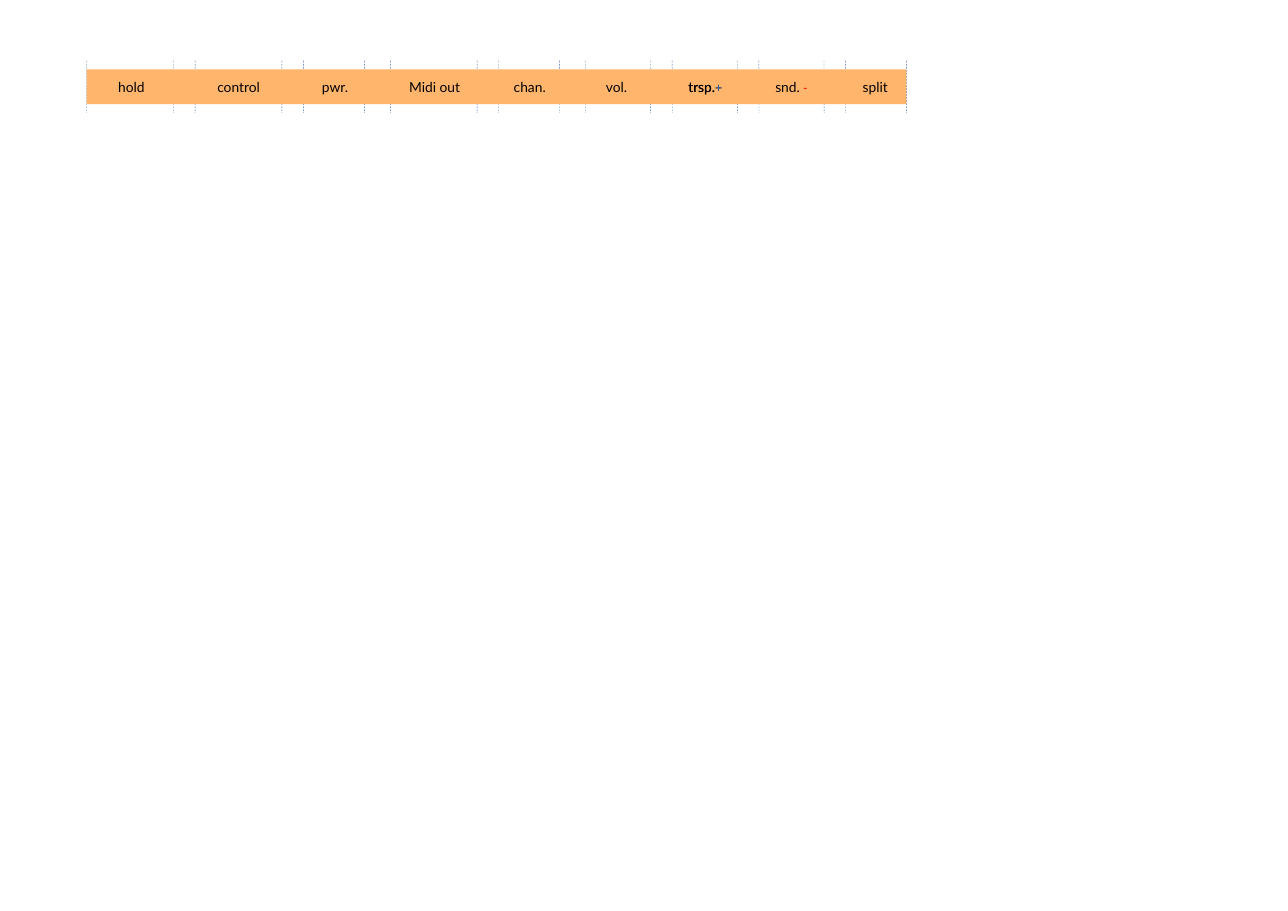
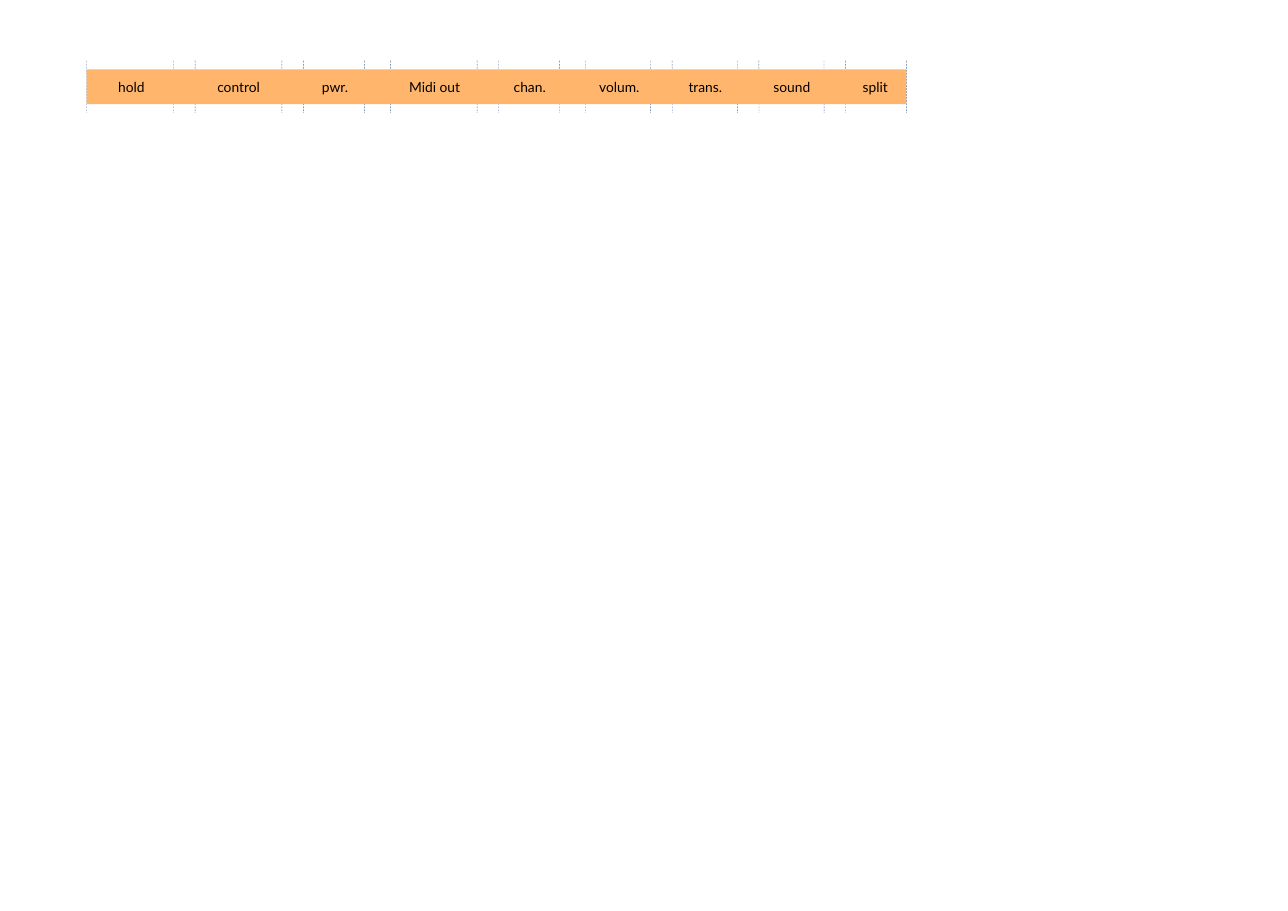
Before and after one commit to HaraldRieder/Matrix_to_MIDI, a slide deck: slide 1 of PanelTexts.odp. Drawn at 1288x911 pixels with LibreOffice and Linux fonts; fonts in the diff are those of the drawing. Boxes give left, top, right and bottom in pixels: in the first picture for what was removed or moved away, otherwise in the second. Text is boxed around its words. In the diff, an @@ line names an element or a change of style, - is before the commit and + after.

```diff
--- a/PanelTexts.odp
+++ b/PanelTexts.odp
@@ text at bbox=[599, 82, 639, 92]: text changed @@
-vol.
+volum.
@@ text removed at bbox=[664, 72, 747, 101] @@
-trsp.+
@@ text at bbox=[689, 82, 723, 92]: text changed @@
-trsp.+
+trans.
@@ text at bbox=[773, 82, 810, 92]: text changed @@
-snd. -
+sound
```
Also in this commit, not shown: 1 other file.
